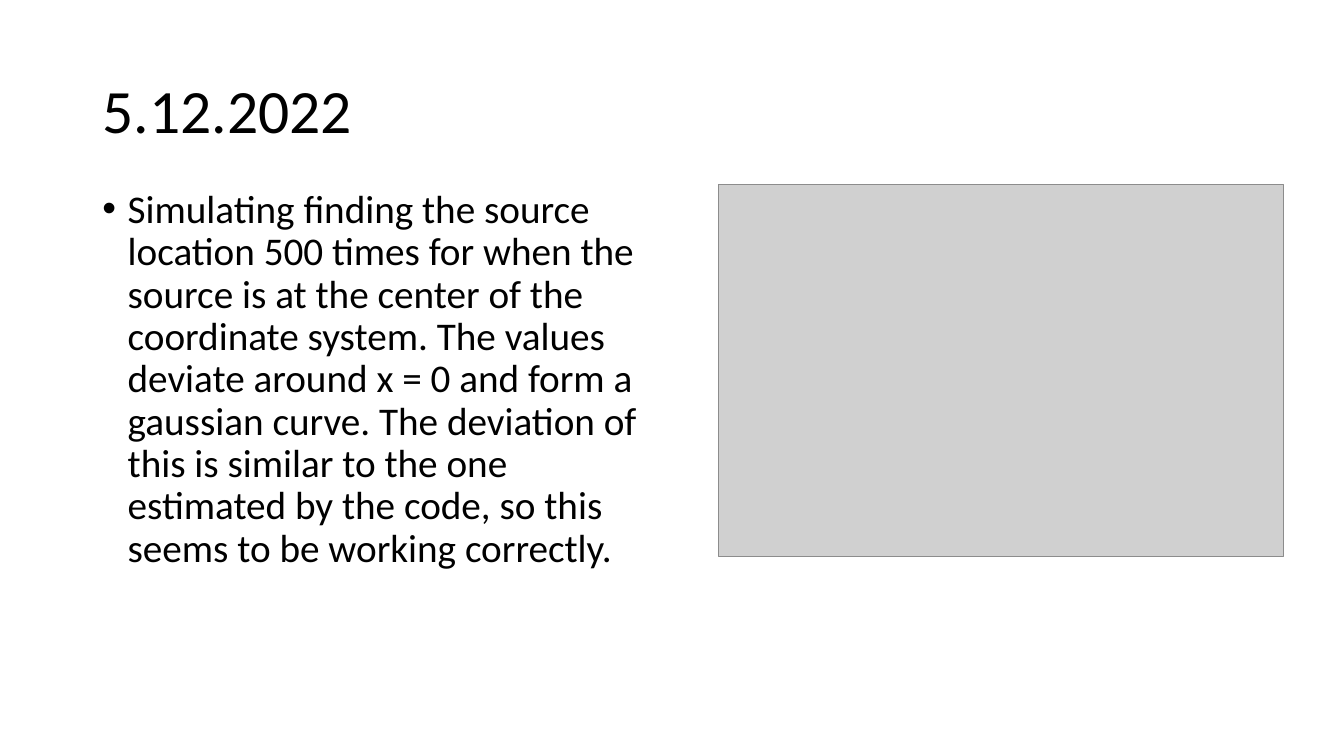
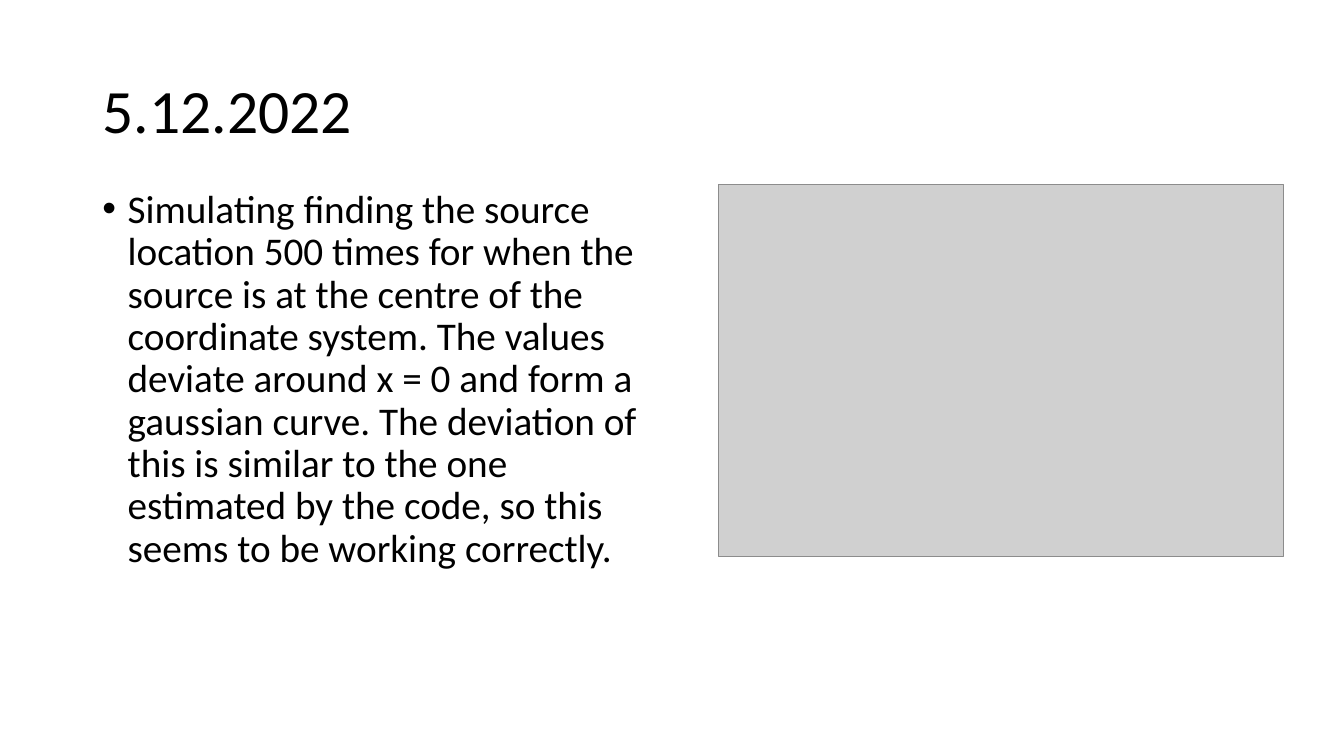
Before and after one commit to urhtrinko/DroneRadioactivity_student_job, a slide deck: slide 23 of reports/work_diary.pptx. Drawn at 1344x756 pixels with LibreOffice and Linux fonts; fonts in the diff are those of the drawing; grey boxes stand for pictures. Boxes give left, top, right and bottom in pixels: in the first picture for what was removed or moved away, otherwise in the second. Text is boxed around its words. In the diff, an @@ line names an element or a change of style, - is before the commit and + after.

```diff
--- a/reports/work_diary.pptx
+++ b/reports/work_diary.pptx
@@ text at [128,195,637,569]: text changed @@
-• Simulating finding the source location 500 times for when the source is at the center of the coordinate system. The values deviate around x = 0 and form a gaussian curve. The deviation of this is similar to the one estimated by the code, so this seems to be working correctly.
+• Simulating finding the source location 500 times for when the source is at the centre of the coordinate system. The values deviate around x = 0 and form a gaussian curve. The deviation of this is similar to the one estimated by the code, so this seems to be working correctly.
```
Also in this commit, not shown: 3 slides added.
